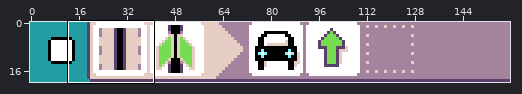
File history of a sprite sheet, docs/images/generated/sample_robot_line_follow_page_1_rule_2.png. The first picture is a wide view before the edit; the outline marks the close-up.
Close-up. First the earlier version:
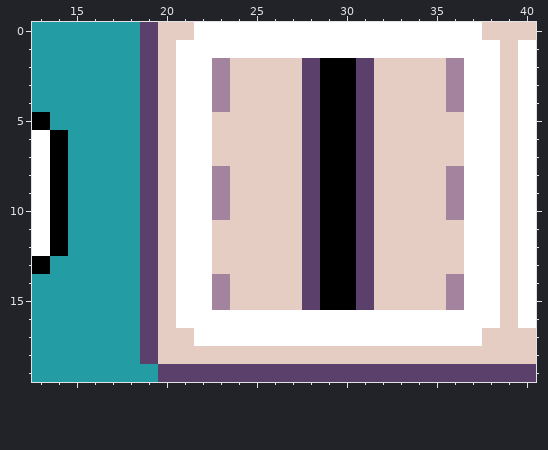
The file is 320x40 pixels, drawn in blocks of 2x2; one block is one cell here. Shown: x 13..40, y 0..19.
Once edited:
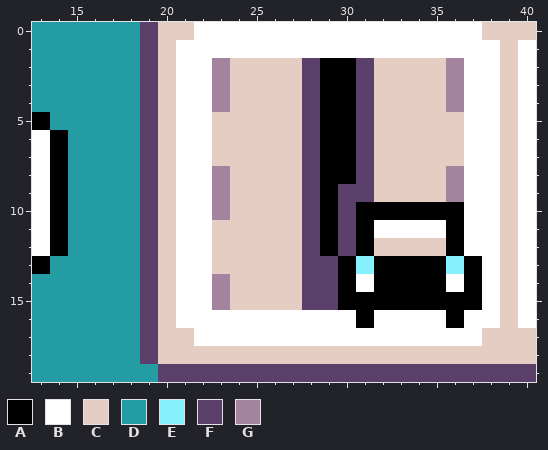
Palette (. is transparent): A #000000  B #ffffff  C #e5cdc4  D #249ca3  E #87f2ff  F #5c406c  G #a4839f
The edit:
y 9: x 30 A -> F
y 10: x 30..36 AFCCCCG -> FAAAAAA
y 11: x 30..36 AFCCCCC -> FABBBBA
y 12: x 30..31 AF -> FA; x 36 C -> A
y 13: x 29 A -> F; x 31..37 FCCCCCB -> EAAAAEA
y 14: x 29 A -> F; x 31..37 FCCCCGB -> BAAAABA
y 15: x 29 A -> F; x 31..37 FCCCCGB -> AAAAAAA
y 16: x 31 B -> A; x 36 B -> A
Boxes around the changes in both close-ups, in picture pixels (x1, y1, x2, y2):
changed: (320, 184, 482, 328)
